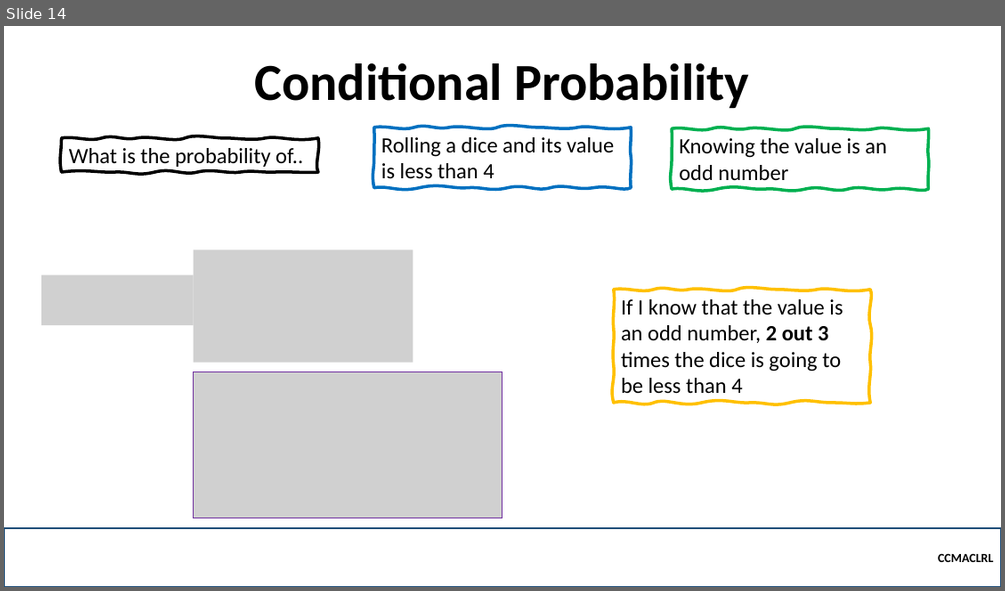
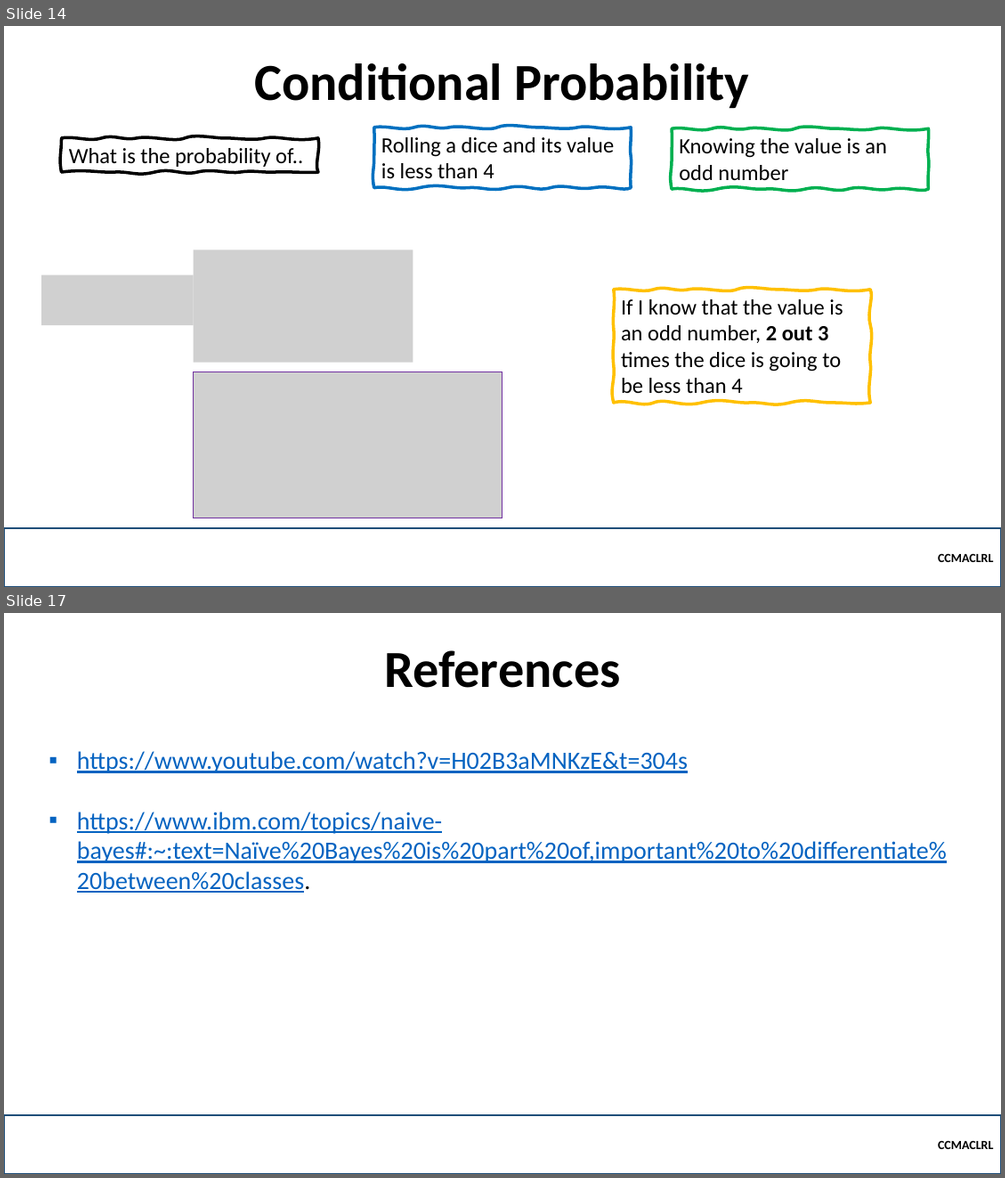
Before and after one commit to robitussin/CCMACLRL, a slide deck: 6 - Naive Bayes/Conditional Probability.pptx. Shown one above the other, each under a label of ours: slide 14 before the commit, slides 14 and 17 after it; the slides between them are not shown. The pictures are 1005x591 and 1005x1178 pixels, drawn with LibreOffice and Linux fonts; fonts in the diff are those of the drawing; grey boxes stand for pictures; background and template pictures are left out. Boxes give left, top, right and bottom in pixels: in the first picture for what was removed or moved away, otherwise in the second. Text is boxed around its words. In the diff, an @@ line names an element or a change of style, - is before the commit and + after.

Commit message:
Updated slides

```diff
--- a/6 - Naive Bayes/Conditional Probability.pptx
+++ b/6 - Naive Bayes/Conditional Probability.pptx
@@ slide 17 added at (x1=4, y1=613, x2=1001, y2=1174), background picture (left out) @@
@@ title added at (x1=384, y1=650, x2=620, y2=688), 50 pt, text #000000, bold @@
+References
@@ text added at (x1=77, y1=751, x2=947, y2=892), 24 pt, text #0563C1, underline @@
+▪ https://www.youtube.com/watch?v=H02B3aMNKzE&t=304s
+▪ https://www.ibm.com/topics/naive-bayes#:~:text=Naïve%20Bayes%20is%20part%20of,important%20to%20differentiate%20between%20classes.
@@ rectangle added at (x1=4, y1=1115, x2=1001, y2=1174), outline #1F4E79 2.25 pt, 12 pt, text #000000, bold @@
+CCMACLRL
```
Also in this commit, not shown: 2 other slides added, 1 other file.
